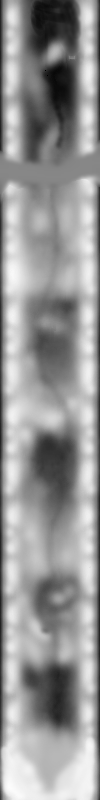
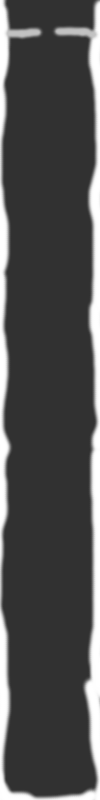
Layer changes from the first 100 × 800 image to the second:
renamed "trees.png" to "trees", hid it over bbox(0, 0, 100, 800)
renamed "terrain.png" to "terrain", hid it over bbox(0, 0, 100, 800)
renamed "elev.png" to "elev", moved it below "terrain", painted on it over bbox(0, 0, 100, 800)
